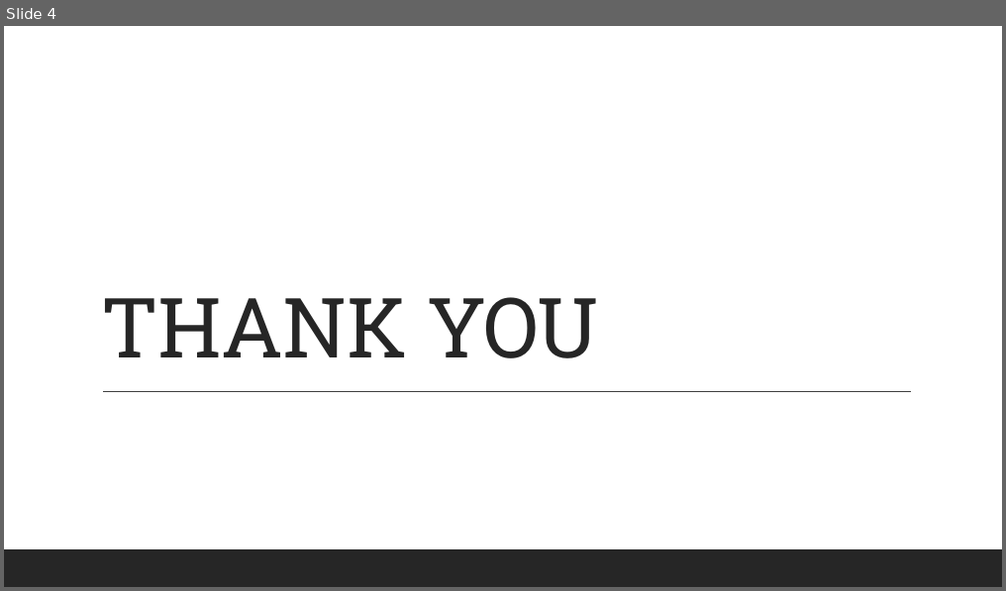
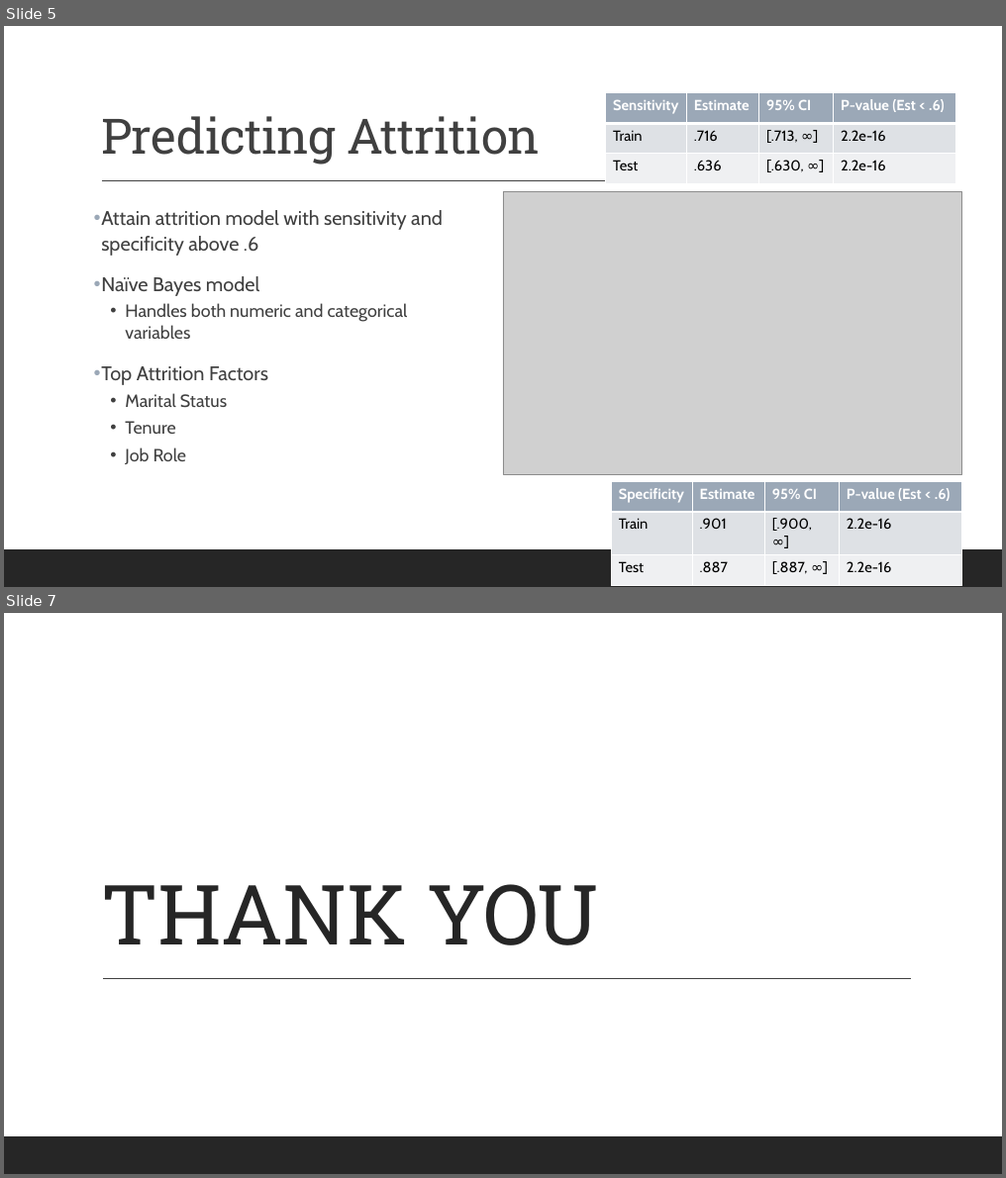
Before and after one commit to RageOfLeviathan/DS6306_CaseStudy02, a slide deck: DS6306_CaseStudy02.pptx. Shown one above the other, each under a label of ours: slide 4 before the commit, slides 5 and 7 after it; the slides between them are not shown. The pictures are 1006x591 and 1006x1178 pixels, drawn with LibreOffice and Linux fonts; fonts in the diff are those of the drawing; grey boxes stand for pictures. Boxes give left, top, right and bottom in pixels: in the first picture for what was removed or moved away, otherwise in the second. Text is boxed around its words. In the diff, an @@ line names an element or a change of style, - is before the commit and + after.

```diff
--- a/DS6306_CaseStudy02.pptx
+++ b/DS6306_CaseStudy02.pptx
@@ slide 5 added at (x1=4, y1=26, x2=1002, y2=587), background #FFFFFF; not listed: 1 template element that a slide beside it also shows @@
@@ table added at (x1=606, y1=92, x2=956, y2=184), 3 rows, 4 columns @@
+Sensitivity | Estimate | 95% CI | P-value (Est < .6)
+Train | .716 | [.713, ∞] | 2.2e-16
+Test | .636 | [.630, ∞] | 2.2e-16
@@ title added at (x1=101, y1=116, x2=540, y2=165), 47 pt, text #404040 @@
+Predicting Attrition
@@ line added from (102, 181) to (918, 181), #404040 1 pt @@
@@ picture added at (x1=503, y1=191, x2=962, y2=474) @@
@@ text added at (x1=101, y1=210, x2=443, y2=465), 19 pt, text #404040 @@
+• Attain attrition model with sensitivity and specificity above .6
+• Naïve Bayes model
+  • Handles both numeric and categorical variables
+• Top Attrition Factors
+  • Marital Status
+  • Tenure
+  • Job Role
@@ table added at (x1=611, y1=482, x2=961, y2=578), 3 rows, 4 columns @@
+Specificity | Estimate | 95% CI | P-value (Est < .6)
+Train | .901 | [.900, ∞] | 2.2e-16
+Test | .887 | [.887, ∞] | 2.2e-16
@@ what was slide 4 is now slide 7 @@
```
Also in this commit, not shown: 2 slides changed, 4 other slides added, 2 slides removed, 5 other files.
